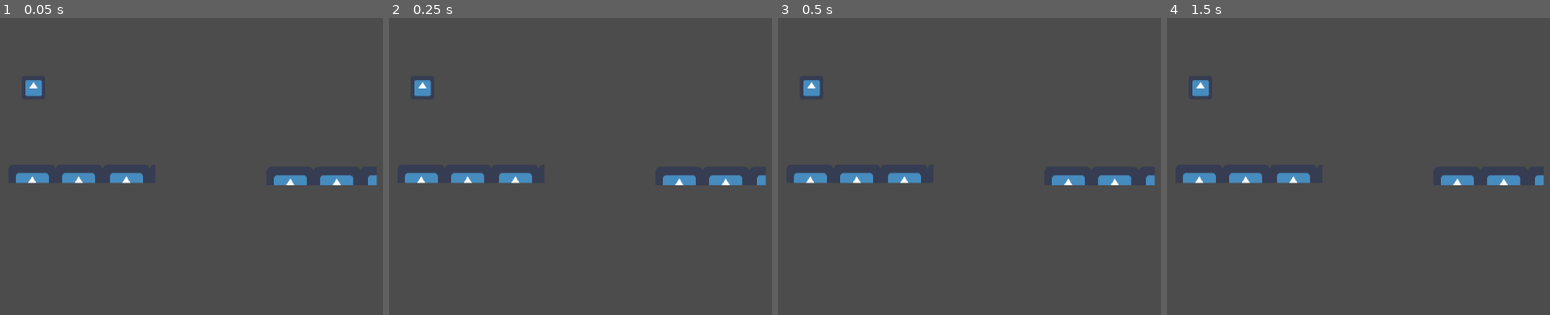
Above: before the commit, frames 1-4 (left to right).
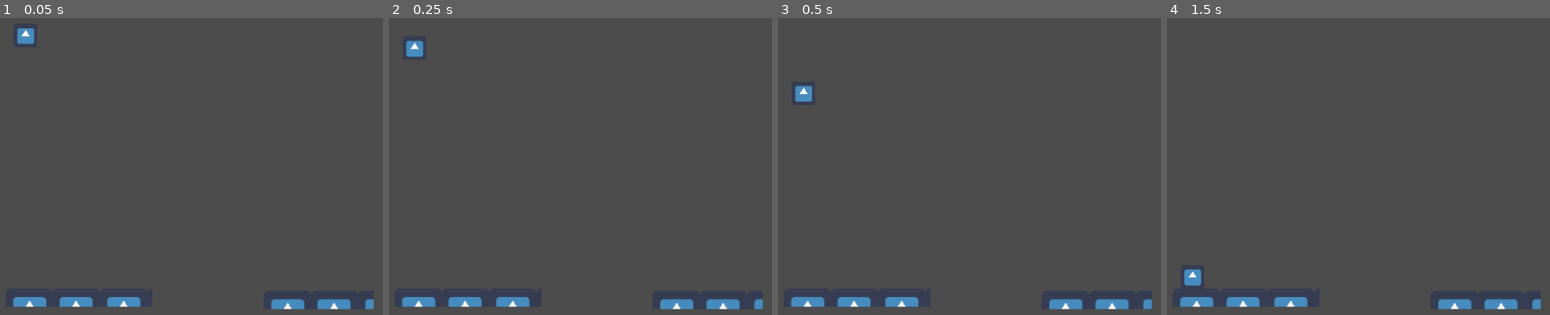
Above: after the commit, the same moments.

Repository: CiaranWoodward/LD48
Game: Godot game, scene res://Levels/TestLevel.tscn
Two runs of this game, one before a commit and one after it. Both use one fixed random seed, a clock stepped at 60 frames per second and the inputs below. The engine's default icon, where the game draws it, is replaced by a stand-in: a white triangle on a blue panel in a dark square.
Inputs:
- Up to frame 1 (0.05 s): no input
- Up to frame 2 (0.25 s): no input
- Up to frame 3 (0.5 s): no input
- Up to frame 4 (1.5 s): tap Enter at 1.25 s

The runs differ from the first frame. In frame 1, 3.7% of the frame differs, in the area x 3-99%, y 3-99%; in frame 2, 3.7%, in the area x 3-99%, y 7-99%; in frame 3, 3.6%; in frame 4, 3.7%.

Commit message:
start working on enemy with animation-driven logic

Diff:
--- /dev/null
+++ b/Enemies/SimpleEnemy.gd
@@ -0,0 +1,22 @@
+extends KinematicBody2D
+
+export var fall_velocity = 0.0
+
+onready var animTree = $AnimationTree
+onready var stateMachine : AnimationNodeStateMachinePlayback = animTree["parameters/StateMachine/playback"]
+
+# Called when the node enters the scene tree for the first time.
+func _ready():
+	stateMachine.start("Idle")
+
+func _handle_falling(delta):
+	if is_on_floor():
+		fall_velocity = 0
+		if stateMachine.get_current_node() == "Falling":
+			stateMachine.travel("Idle")
+	else:
+		stateMachine.travel("Falling")
+
+func _physics_process(delta):
+	_handle_falling(delta)
+	move_and_collide(Vector2(0, fall_velocity) * delta)
--- a/Enemies/SimpleEnemy.tscn
+++ b/Enemies/SimpleEnemy.tscn
@@ -1,9 +1,75 @@
-[gd_scene load_steps=2 format=2]
+[gd_scene load_steps=13 format=2]
 
 [ext_resource path="res://icon.png" type="Texture" id=1]
+[ext_resource path="res://Enemies/SimpleEnemy.gd" type="Script" id=2]
 
-[node name="SimpleEnemy" type="Node2D"]
+[sub_resource type="RectangleShape2D" id=1]
+extents = Vector2( 15, 15.5 )
+
+[sub_resource type="Animation" id=2]
+resource_name = "Falling"
+tracks/0/type = "value"
+tracks/0/path = NodePath(".:fall_velocity")
+tracks/0/interp = 1
+tracks/0/loop_wrap = true
+tracks/0/imported = false
+tracks/0/enabled = true
+tracks/0/keys = {
+"times": PoolRealArray( 0, 1 ),
+"transitions": PoolRealArray( 1, 2.46229 ),
+"update": 0,
+"values": [ 0.0, 700.0 ]
+}
+
+[sub_resource type="Animation" id=3]
+resource_name = "Idle"
+
+[sub_resource type="AnimationNodeAnimation" id=4]
+animation = "Falling"
+
+[sub_resource type="AnimationNodeAnimation" id=8]
+animation = "Idle"
+
+[sub_resource type="AnimationNodeStateMachineTransition" id=9]
+
+[sub_resource type="AnimationNodeStateMachineTransition" id=10]
+
+[sub_resource type="AnimationNodeStateMachine" id=5]
+states/Falling/node = SubResource( 4 )
+states/Falling/position = Vector2( 460, 156 )
+states/Idle/node = SubResource( 8 )
+states/Idle/position = Vector2( 733, 156 )
+transitions = [ "Falling", "Idle", SubResource( 9 ), "Idle", "Falling", SubResource( 10 ) ]
+graph_offset = Vector2( 10, 25 )
+
+[sub_resource type="AnimationNodeBlendTree" id=6]
+graph_offset = Vector2( -112, -41 )
+nodes/StateMachine/node = SubResource( 5 )
+nodes/StateMachine/position = Vector2( 280, 120 )
+nodes/output/position = Vector2( 560, 120 )
+node_connections = [ "output", 0, "StateMachine" ]
+
+[sub_resource type="AnimationNodeStateMachinePlayback" id=7]
+
+[node name="SimpleEnemy" type="KinematicBody2D"]
+script = ExtResource( 2 )
 
 [node name="Sprite" type="Sprite" parent="."]
 scale = Vector2( 0.5, 0.5 )
 texture = ExtResource( 1 )
+
+[node name="CollisionShape2D" type="CollisionShape2D" parent="."]
+shape = SubResource( 1 )
+
+[node name="AnimationPlayer" type="AnimationPlayer" parent="."]
+anims/Falling = SubResource( 2 )
+anims/Idle = SubResource( 3 )
+
+[node name="AnimationTree" type="AnimationTree" parent="."]
+tree_root = SubResource( 6 )
+anim_player = NodePath("../AnimationPlayer")
+active = true
+process_mode = 0
+parameters/StateMachine/playback = SubResource( 7 )
+
+[node name="Tween" type="Tween" parent="."]
--- a/Levels/TestLevel.tscn
+++ b/Levels/TestLevel.tscn
@@ -6,12 +6,12 @@
 [node name="TestLevel" type="Node2D"]
 
 [node name="SimplePlatform" parent="." instance=ExtResource( 2 )]
-position = Vector2( 219, 244 )
+position = Vector2( 215.436, 413.271 )
 width = 200.0
 
 [node name="SimplePlatform2" parent="." instance=ExtResource( 2 )]
-position = Vector2( 545, 247 )
+position = Vector2( 541.436, 416.271 )
 width = 150.0
 
 [node name="SimpleEnemy" parent="SimplePlatform2" instance=ExtResource( 1 )]
-position = Vector2( -392, -120 )
+position = Vector2( -399.127, -360.543 )
